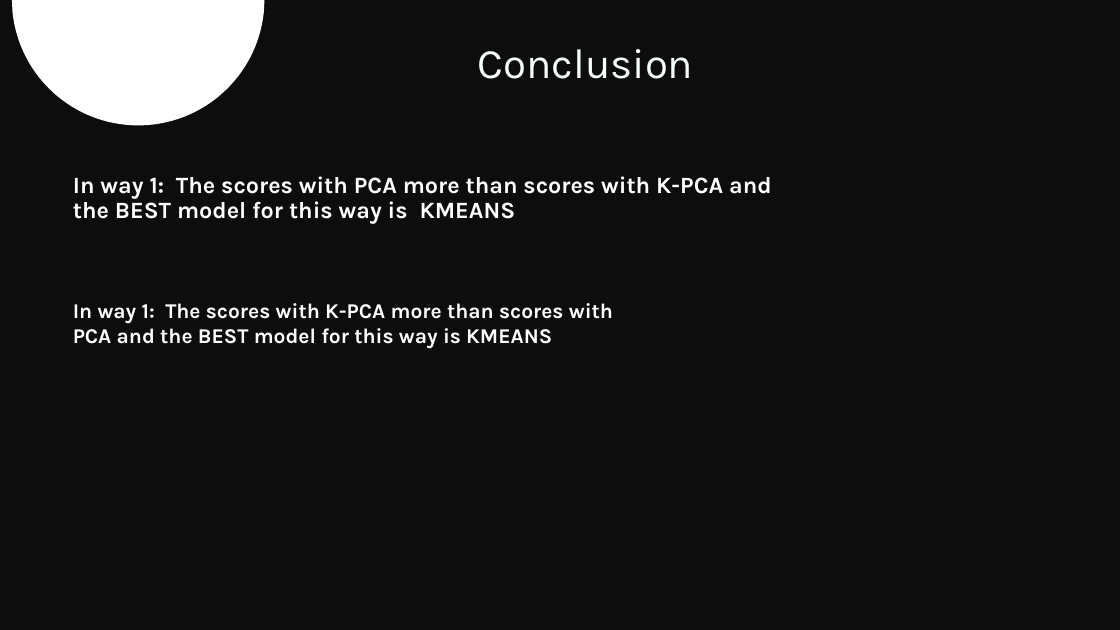
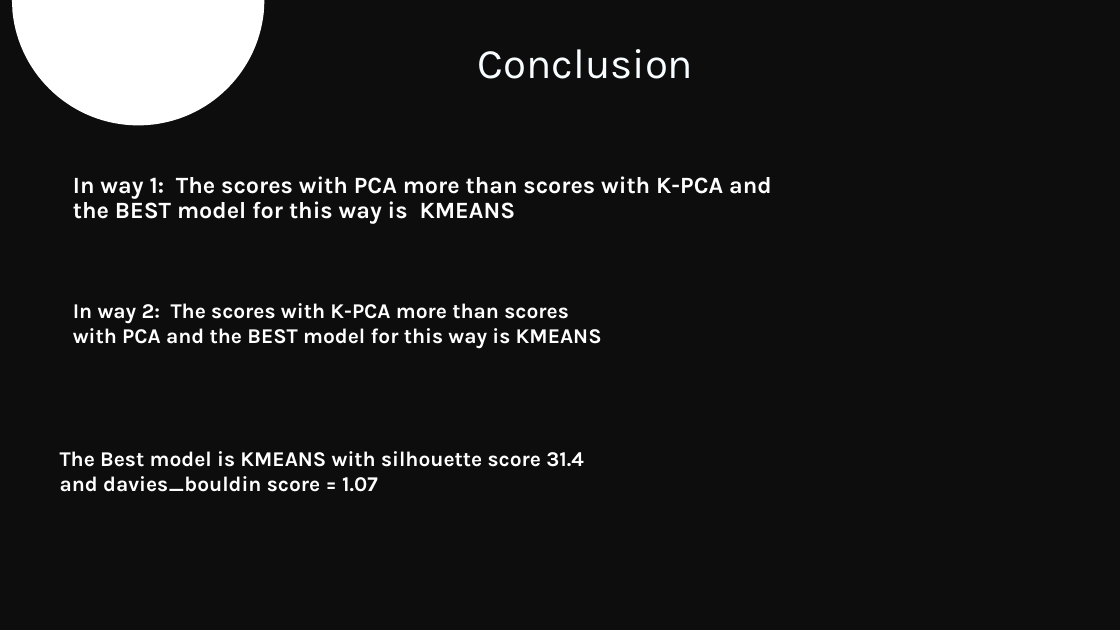
Before and after one commit to Reema-Khaseeb/clustering-credit-card-customer-segmentation, a slide deck: slide 31 of presentation/Credit Card Clustering.pptx (slide 30 before the commit). Drawn at 1120x630 pixels with LibreOffice and Linux fonts; fonts in the diff are those of the drawing. Boxes give left, top, right and bottom in pixels: in the first picture for what was removed or moved away, otherwise in the second. Text is boxed around its words. In the diff, an @@ line names an element or a change of style, - is before the commit and + after.

Commit message:
Final pp

```diff
--- a/presentation/Credit Card Clustering.pptx
+++ b/presentation/Credit Card Clustering.pptx
@@ text at (x1=73, y1=303, x2=602, y2=349): text changed @@
-In way 1: The scores with K-PCA more than scores with PCA and the BEST model for this way is KMEANS
+In way 2: The scores with K-PCA more than scores with PCA and the BEST model for this way is KMEANS
@@ text added at (x1=60, y1=451, x2=584, y2=492), 18 pt, text #FFFFFF, bold @@
+The Best model is KMEANS with silhouette score 31.4 and davies_bouldin score = 1.07
```
Also in this commit, not shown: 9 other slides changed, 15 slides added.
